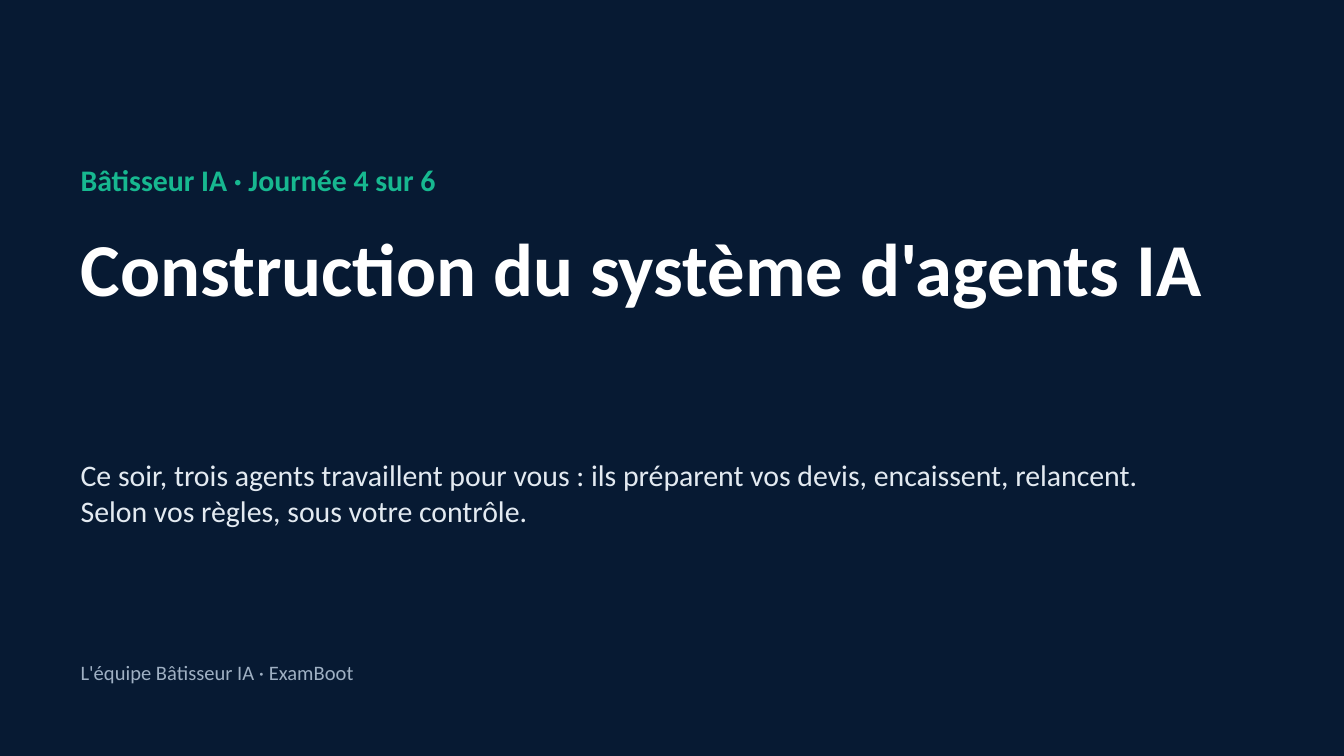
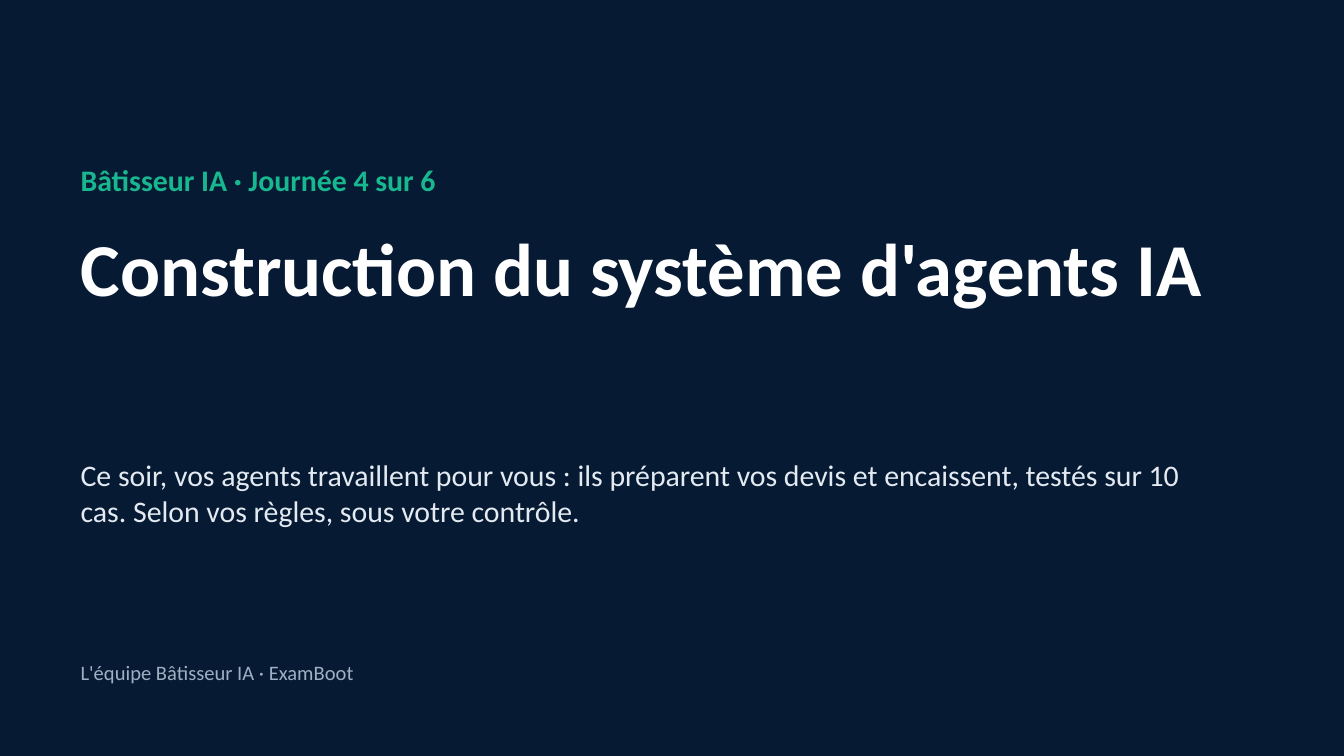
Before and after one commit to benyG/cisspbootcamp, a slide deck: slide 1 of content/library/files/Batisseur-IA-J4.pptx. Drawn at 1344x756 pixels with LibreOffice and Linux fonts; fonts in the diff are those of the drawing. Boxes give left, top, right and bottom in pixels: in the first picture for what was removed or moved away, otherwise in the second. Text is boxed around its words. In the diff, an @@ line names an element or a change of style, - is before the commit and + after.

```diff
--- a/content/library/files/Batisseur-IA-J4.pptx
+++ b/content/library/files/Batisseur-IA-J4.pptx
@@ text at (81, 465, 1179, 527): text changed @@
-Ce soir, trois agents travaillent pour vous : ils préparent vos devis, encaissent, relancent. Selon vos règles, sous votre contrôle.
+Ce soir, vos agents travaillent pour vous : ils préparent vos devis et encaissent, testés sur 10 cas. Selon vos règles, sous votre contrôle.
```
Also in this commit, not shown: 6 other slides changed, 7 other files.
